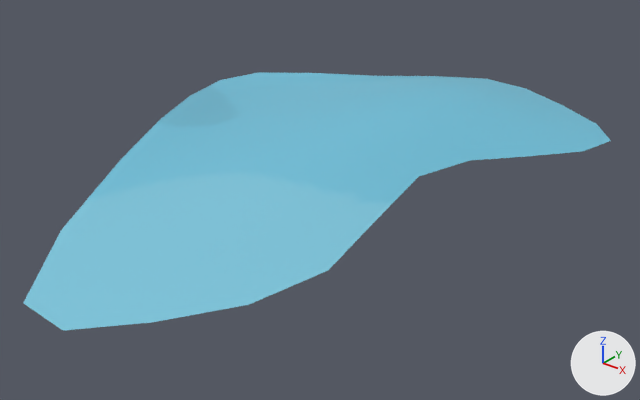
One commit to the FBX model Assets/Arts/Envi/Modular/Mod_Water_01.fbx: the scene before it, then after it.
The view is the same before and after, from a 50 mm camera at (1.175, -1.5, 0.828) aimed at (0.039, -0.08, -0.052). The lights are fixed; the arrows at lower right show +X, +Y and +Z. The older version comes first. Where no turn or scale is listed for an object, it has been applied to the vertices.

Names of what the first picture shows: 'Mod_Water_01'.
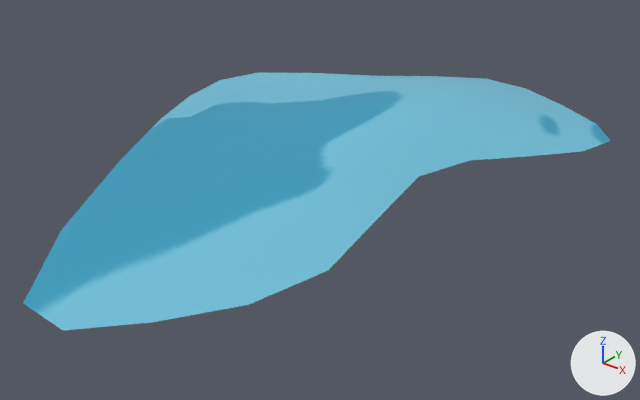
Where the newer file only moved an object's origin or applied its transform, the numbers keep the older frame.

Changed parts and their boxes (x1, y1, x2, y2) in the pictures (640 x 400 px):
'Mod_Water_01', surface changed
    both: (24, 88, 611, 331)

The edits, one by one:
Picture 'Texture Atlas Environment56.png' (img_texture_atlas_environment56_png) is new.
Material 'Tex_Env' (mat_tex_env) changes its picture from img_texture_atlas_environment_png to img_texture_atlas_environment56_png.
me_plane_006 has 59 vertices, 46 faces and spans x -0.51..0.48, y -0.83..0.73, z 0.02..0.12.
me_plane_006 is used by ob_mod_water_01; location (0.0, 0.0, 0.0).
me_plane_006 part 1: texture (UV) coordinates of 46 of 46 faces, centred in x -0.45..0.43, y -0.62..0.64, z 0.03..0.11, changed; they spanned u 0.29..0.35, v 0.77..0.87 and now span u 0.26..0.38, v 0.77..0.85.
